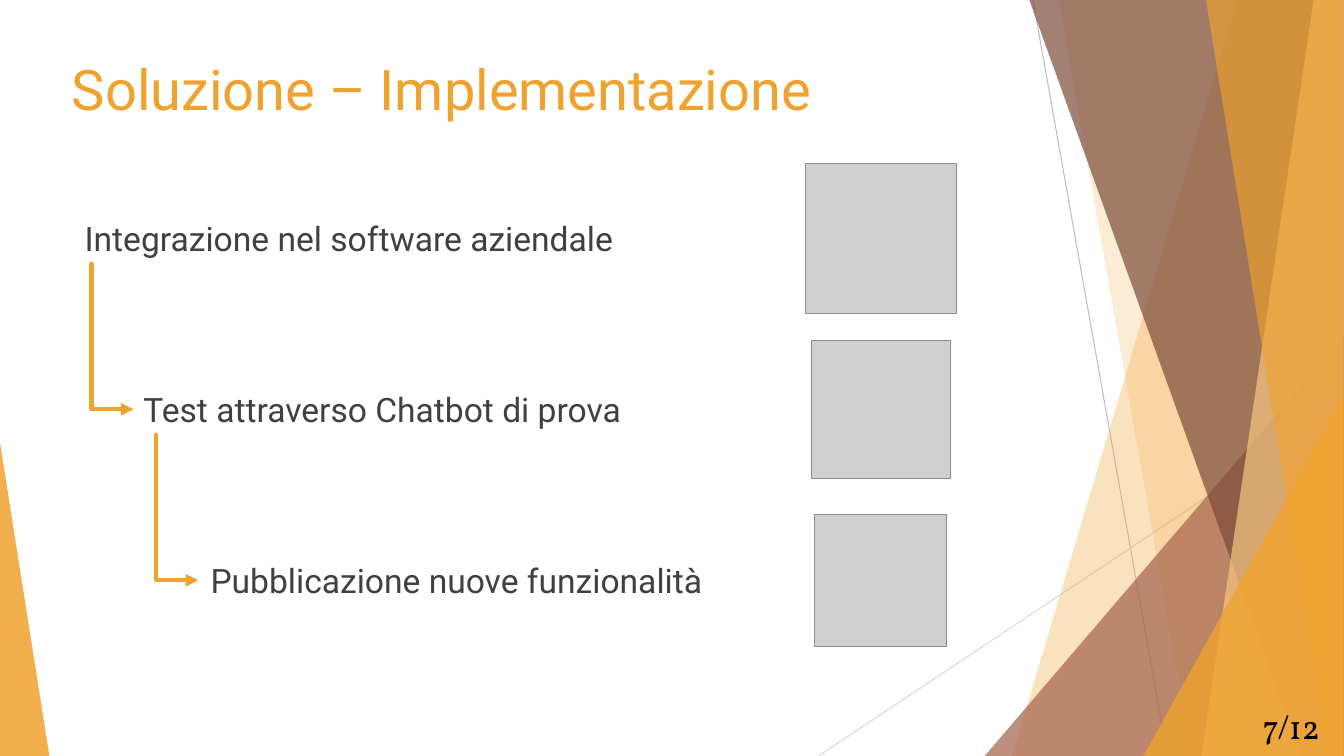
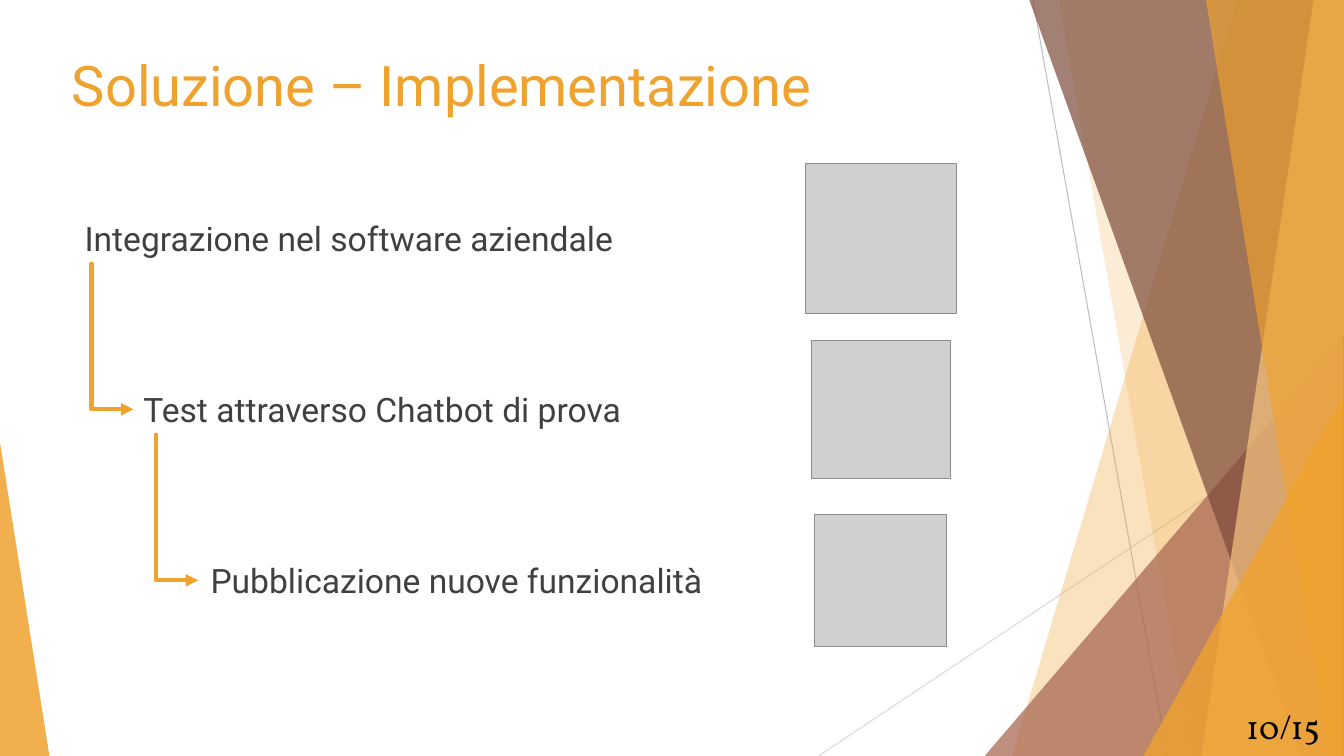
Before and after one commit to Mou95/Tesi, a slide deck: slide 10 of Presentazione_tesi.pptx (slide 7 before the commit). Drawn at 1344x756 pixels with LibreOffice and Linux fonts; fonts in the diff are those of the drawing; grey boxes stand for pictures. Boxes give left, top, right and bottom in pixels: in the first picture for what was removed or moved away, otherwise in the second. Text is boxed around its words. In the diff, an @@ line names an element or a change of style, - is before the commit and + after.

```diff
--- a/Presentazione_tesi.pptx
+++ b/Presentazione_tesi.pptx
@@ title "Soluzione – Implementazione": place and size @@
-title "Soluzione – Implementazione" at [72,68,811,122]
+title "Soluzione – Implementazione" at [72,64,811,118]
@@ text at [1246,715,1320,745]: text changed @@
-7/12
+10/15
```
Also in this commit, not shown: 11 other slides changed, 3 slides added, 2 other files.
